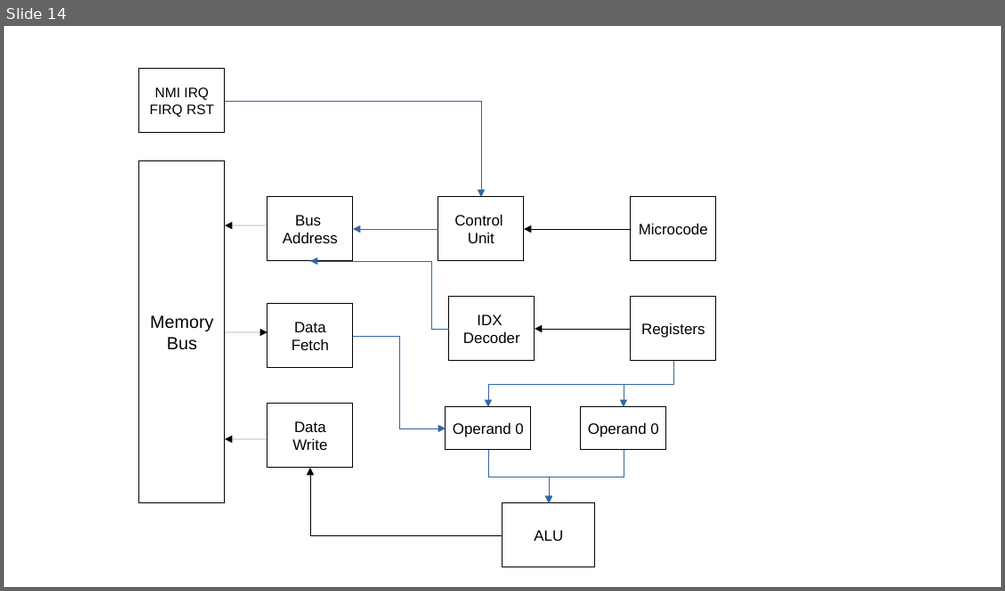
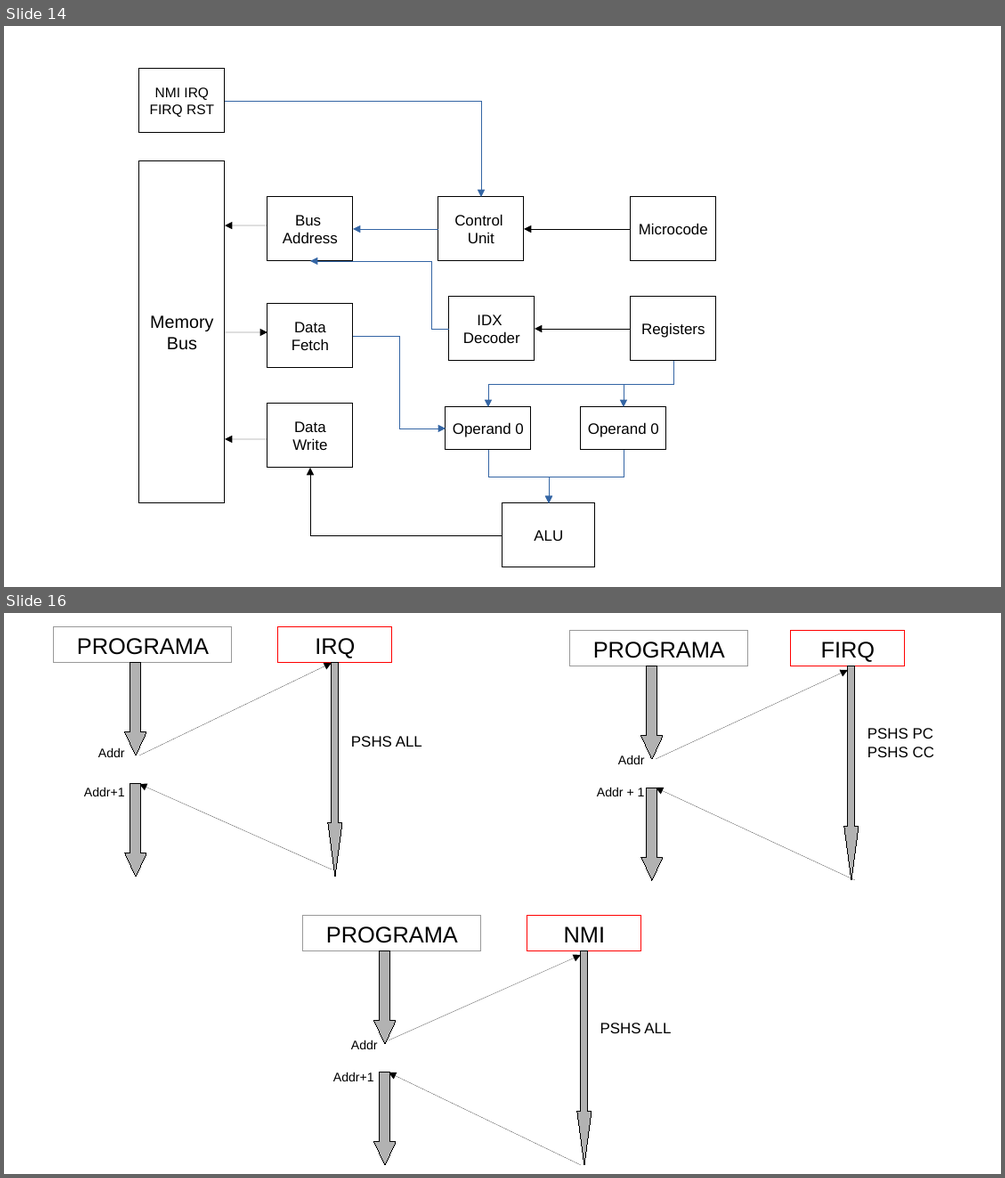
Before and after one commit to JTFPGA/jtkcpu, a slide deck: doc/ucode graph.odp. Shown one above the other, each under a label of ours: slide 14 before the commit, slides 14 and 16 after it; the slides between them are not shown. The pictures are 1005x591 and 1005x1178 pixels, drawn with LibreOffice and Linux fonts; fonts in the diff are those of the drawing. Boxes give left, top, right and bottom in pixels: in the first picture for what was removed or moved away, otherwise in the second. Text is boxed around its words. In the diff, an @@ line names an element or a change of style, - is before the commit and + after.

```diff
--- a/doc/ucode graph.odp
+++ b/doc/ucode graph.odp
@@ slide 16 added at box(4, 613, 1001, 1174), background #FFFFFF @@
@@ rectangle added at box(54, 627, 232, 663), fill #FFFFFF, outline #999999 0 pt, 18 pt, text #000000 @@
+PROGRAMA
@@ rectangle added at box(278, 627, 392, 663), fill #FFFFFF, outline #FF0000 0 pt, 18 pt, text #000000 @@
+IRQ
@@ rectangle added at box(570, 631, 748, 666), fill #FFFFFF, outline #999999 0 pt, 18 pt, text #000000 @@
+PROGRAMA
@@ rectangle added at box(791, 631, 905, 666), fill #FFFFFF, outline #FF0000 0 pt, 18 pt, text #000000 @@
+FIRQ
@@ down arrow added at box(125, 663, 147, 755), fill #B2B2B2, outline #000000 0 pt @@
@@ arrow added from (139, 755) to (332, 663), #000000 0 pt @@
@@ down arrow added at box(328, 663, 342, 876), fill #B2B2B2, outline #000000 0 pt @@
@@ down arrow added at box(642, 666, 663, 759), fill #B2B2B2, outline #000000 0 pt @@
@@ arrow added from (655, 759) to (848, 670), #000000 0 pt @@
@@ down arrow added at box(844, 666, 858, 880), fill #B2B2B2, outline #000000 0 pt @@
@@ text added at box(351, 736, 422, 747), 12 pt, text #000000 @@
+PSHS ALL
@@ text added at box(867, 728, 934, 757), 12 pt, text #000000 @@
+PSHS PC
+PSHS CC
@@ text added at box(98, 747, 125, 757), 10 pt, text #000000 @@
+Addr
@@ text added at box(618, 755, 645, 764), 10 pt, text #000000 @@
+Addr
@@ text added at box(84, 787, 125, 796), 10 pt, text #000000 @@
+Addr+1
@@ down arrow added at box(125, 784, 147, 876), fill #B2B2B2, outline #000000 0 pt @@
@@ arrow added from (332, 869) to (139, 784), #000000 0 pt @@
@@ text added at box(597, 787, 645, 796), 10 pt, text #000000 @@
+Addr + 1
@@ down arrow added at box(642, 787, 663, 880), fill #B2B2B2, outline #000000 0 pt @@
@@ arrow added from (855, 880) to (655, 787), #000000 0 pt @@
@@ rectangle added at box(303, 916, 482, 951), fill #FFFFFF, outline #999999 0 pt, 18 pt, text #000000 @@
+PROGRAMA
@@ rectangle added at box(527, 916, 642, 951), fill #FFFFFF, outline #FF0000 0 pt, 18 pt, text #000000 @@
+NMI
@@ down arrow added at box(374, 951, 396, 1044), fill #B2B2B2, outline #000000 0 pt @@
@@ arrow added from (388, 1040) to (581, 955), #000000 0 pt @@
@@ down arrow added at box(577, 951, 592, 1165), fill #B2B2B2, outline #000000 0 pt @@
@@ text added at box(351, 1039, 378, 1049), 10 pt, text #000000 @@
+Addr
@@ text added at box(600, 1022, 671, 1033), 12 pt, text #000000 @@
+PSHS ALL
@@ text added at box(333, 1071, 374, 1081), 10 pt, text #000000 @@
+Addr+1
@@ down arrow added at box(374, 1072, 396, 1165), fill #B2B2B2, outline #000000 0 pt @@
@@ arrow added from (581, 1165) to (388, 1072), #000000 0 pt @@
```
Also in this commit, not shown: 6 other slides added.
